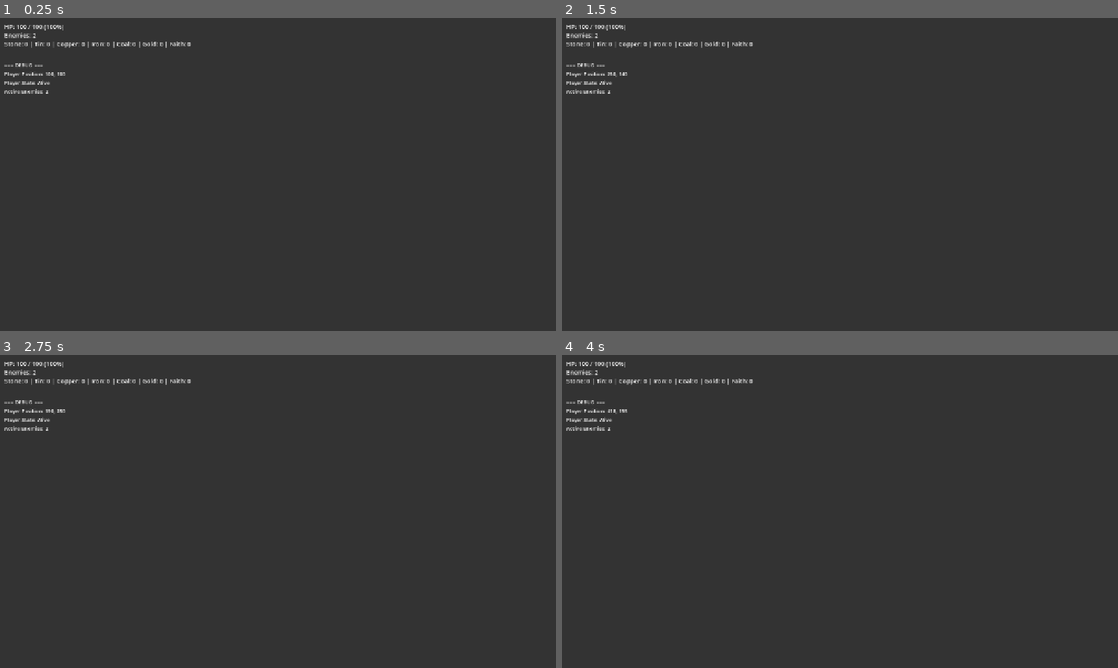
Above: before the commit, frames 1-4 (two rows, left to right).
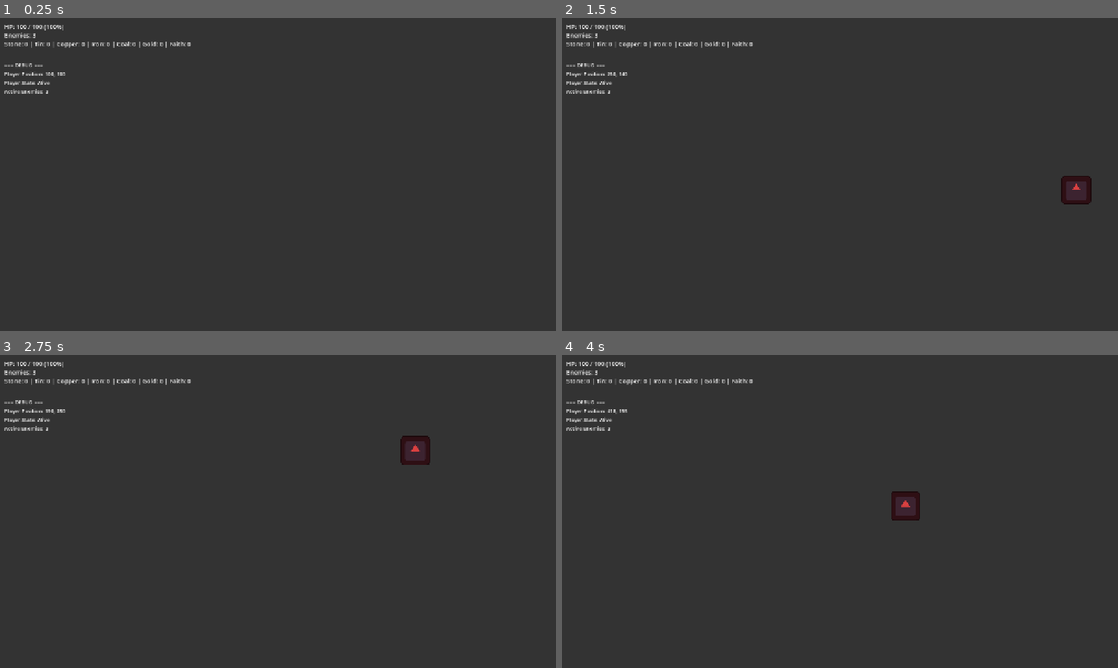
Above: after the commit, the same moments.

Repository: KADSA-OFFICIAL/Group-2
Game: Godot game, scene res://main.tscn
Same seed, same stepped clock (60 frames per second), same inputs: the game is played once before the commit and once after it. The engine's default icon, where the game draws it, is replaced by a stand-in: a white triangle on a blue panel in a dark square.
Inputs (mouse positions are in pixels of both pictures, inside the frame that each line leads up to):
- Up to frame 1 (0.25 s): no input
- Up to frame 2 (1.5 s): tap Enter at 0.5 s; move the mouse to (962, 158) at 0.52 s; press the mouse at (962, 158) at 0.53 s; hold Right (move_right) 0.53-1.28 s; move the mouse to (728, 190) at 1.27 s; release the mouse at (728, 190) at 1.28 s; hold Down (move_down) from 1.28 s (still down); click (728, 190) at 1.35 s
- Up to frame 3 (2.75 s): move the mouse to (333, 442) at 2.02 s; release Down (move_down) at 2.03 s; press the mouse at (333, 442) at 2.03 s; hold Right (move_right) from 2.03 s (still down)
- Up to frame 4 (4 s): tap Space at 2.75 s; move the mouse to (812, 574) at 2.77 s; release Right (move_right) at 2.78 s; release the mouse at (812, 574) at 2.78 s; hold Up (move_up) 2.78-3.53 s; click (812, 574) at 2.85 s; move the mouse to (1006, 558) at 3.52 s; press the mouse at (1006, 558) at 3.53 s; hold Left (move_left) from 3.53 s (still down)

The runs differ from the first frame. In frame 1, less than 0.1% of the frame differs, in the area x 6-9%, y 5-25%; in frame 2, 0.3%; in frame 3, 0.3%, in the area x 6-78%, y 5-36%; in frame 4, 0.3%.

Commit message:
feat(#75): 근거리 추적·공격 적 1종 추가 (돌창병)
EnemyData에 AI 행동 파라미터를 추가하고, EnemyBase에 추적/공격 AI를 붙였다.
data/enemies에 첫 EnemyData(.tres)를 저작해 EnemyDatabase 로딩 경로도 처음으로 실사용된다.

- EnemyData: ai_enabled / detection_range / attack_range /
  move_speed_multiplier / attack_speed_multiplier 추가 (+ validate 점검)
  이동속도·쿨다운의 기준값은 CombatConfig가 소유하고 여기서는 배수만 갖는다.
- EnemyBase: 가장 가까운 파티 멤버 추적 -> 사거리 진입 시 정지 -> 쿨다운마다 평타.
  탐지 범위를 벗어나면 대상을 놓는다. 피해는 PlayerStats.apply_defense()가 단일 출처.
- data가 없는 적은 AI가 꺼지므로 TrainingGoblin은 샌드백으로 그대로 남는다.
- Stage1_1: 돌창병 1마리를 탐지 범위 밖(600,140)에 스폰.

Closes #75

Co-Authored-By: Claude Opus 5 <noreply@anthropic.com>

Diff:
--- /dev/null
+++ b/data/enemies/stone_spearman.tres
@@ -0,0 +1,28 @@
+[gd_resource type="Resource" script_class="EnemyData" load_steps=5 format=3]
+
+[ext_resource type="Script" path="res://entities/enemies/EnemyData.gd" id="1_enemydata"]
+[ext_resource type="Script" path="res://entities/player/PlayerStats.gd" id="2_stats"]
+[ext_resource type="Texture2D" path="res://icon.svg" id="3_placeholder"]
+
+[sub_resource type="Resource" id="PlayerStats_stone_spearman"]
+script = ExtResource("2_stats")
+hp = 140
+strength = 9
+defense = 12
+intelligence = 10
+faith = 10
+
+[resource]
+script = ExtResource("1_enemydata")
+enemy_id = &"stone_spearman"
+display_name = "돌창병"
+description = "근거리 추적형 적 플레이스홀더. 탐지 범위 안의 가장 가까운 파티 멤버를 쫓아가 평타를 넣는다. 파티보다 느리고 단단하다. 이름/개성/스킬 미정."
+stats = SubResource("PlayerStats_stone_spearman")
+sprite_texture = ExtResource("3_placeholder")
+tint = Color(0.85, 0.25, 0.25, 1)
+sprite_scale = Vector2(0.35, 0.35)
+ai_enabled = true
+detection_range = 300.0
+attack_range = 45.0
+move_speed_multiplier = 0.55
+attack_speed_multiplier = 0.6
--- a/entities/enemies/EnemyBase.gd
+++ b/entities/enemies/EnemyBase.gd
@@ -14,6 +14,21 @@
 var hp: int = 0
 var max_hp: int = 0
 var is_alive: bool = true
+
+# ===== AI 상태 (AI State) =====
+# 행동 파라미터의 출처는 EnemyData다("AI 행동" 그룹). 여기서 수치를 새로 만들지 않는다.
+# data가 없으면 AI가 동작하지 않으므로, 씬에만 저작된 기존 적(TrainingGoblin)은
+# 지금까지와 똑같이 정지 상태를 유지한다(하위 호환).
+
+# 파티 멤버 노드가 등록되는 그룹. Player._ready()가 이 그룹에 자신을 넣는다.
+const PARTY_GROUP := &"party_member"
+
+# 평타 쿨다운 잔여 시간(초).
+var _attack_cooldown_left: float = 0.0
+
+# 현재 추적 대상. 죽거나 탐지 범위를 벗어나면 다시 고른다.
+# Node2D로 타입을 잡아 global_position 접근이 정적으로 안전하게 한다.
+var _target: Node2D = null
 
 # 유효한 스텟 출처를 반환한다.
 # data가 설정되어 있으면 그 정의의 스텟이 우선한다(적 정의가 단일 출처).
@@ -51,6 +66,123 @@
 func _exit_tree():
 	GameManager.unregister_enemy(self)
 
+
+# ===== AI (추적 / 공격) =====
+
+# AI가 지금 동작해야 하는가.
+# data가 없는 적(씬에만 저작된 기존 적)과 ai_enabled=false인 적은 정지한다.
+func is_ai_active() -> bool:
+	return is_alive and data != null and data.ai_enabled
+
+
+func _physics_process(delta: float) -> void:
+	if _attack_cooldown_left > 0.0:
+		_attack_cooldown_left -= delta
+
+	if not is_ai_active():
+		return
+
+	_target = _resolve_target()
+	if _target == null:
+		velocity = Vector2.ZERO
+		return
+
+	# 사거리 안이면 멈춰서 때리고, 밖이면 직선으로 접근한다.
+	# 길찾기(장애물 회피)는 이 단계의 범위가 아니다.
+	if global_position.distance_to(_target.global_position) <= data.attack_range:
+		velocity = Vector2.ZERO
+		try_attack()
+	else:
+		velocity = global_position.direction_to(_target.global_position) * get_move_speed()
+
+	move_and_slide()
+
+
+# 추적 대상을 결정한다.
+# 지금 대상이 아직 유효하면 유지하고(대상이 매 프레임 바뀌어 떠는 것을 막는다),
+# 아니면 가장 가까운 파티 멤버를 새로 고른다.
+func _resolve_target() -> Node2D:
+	if _is_valid_target(_target):
+		return _target
+	return _find_nearest_party_member()
+
+
+# 추적 대상으로 쓸 수 있는 노드인가.
+# 살아 있고 탐지 범위 안에 있어야 한다. 범위를 벗어나면 놓으므로 무한 추격이 되지 않는다.
+func _is_valid_target(node: Node) -> bool:
+	# 탐지 범위의 출처가 data이므로 data가 없으면 대상 판정 자체가 성립하지 않는다.
+	if data == null:
+		return false
+	if node == null or not is_instance_valid(node):
+		return false
+	var target := node as Node2D
+	if target == null:
+		return false
+	# 파티 멤버는 is_alive를 가진다. 죽은 대상은 추적하지 않는다.
+	# get()으로 읽어 is_alive가 없는 노드도 안전하게 처리한다(없으면 null).
+	var alive = target.get("is_alive")
+	if alive != null and not bool(alive):
+		return false
+	return global_position.distance_to(target.global_position) <= data.detection_range
+
+
+# 탐지 범위 안에서 가장 가까운 살아 있는 파티 멤버를 반환한다. 없으면 null.
+#
+# 그룹으로 조회하는 이유: GameManager는 적 등록/조회만 담당하고 파티 멤버 노드
+# 레지스트리가 없다. (PartySystem은 CharacterData 편성만 알고 씬 노드는 모른다.)
+# 이 조회의 소비자가 늘어나면 공용 위치로 옮긴다 — 이슈 #75 residual risks 참고.
+func _find_nearest_party_member() -> Node2D:
+	var nearest: Node2D = null
+	var nearest_distance := INF
+
+	for node in get_tree().get_nodes_in_group(PARTY_GROUP):
+		if not _is_valid_target(node):
+			continue
+		var member := node as Node2D
+		var distance := global_position.distance_to(member.global_position)
+		if distance < nearest_distance:
+			nearest_distance = distance
+			nearest = member
+
+	return nearest
+
+
+# 실제 이동속도 = 기본 속도(CombatConfig) x 적 고유 배수(EnemyData) x 버프 이속 배수(PlayerStats).
+# 버프 채널을 곱에 포함해 두면 이후 이속 디버프가 적에게도 그대로 적용된다.
+func get_move_speed() -> float:
+	var unit: float = 1.0 if data == null else data.move_speed_multiplier
+	return CombatConfig.tuning.base_move_speed * unit * get_stats().get_move_speed_multiplier()
+
+
+# 실제 평타 쿨다운 = 기본 쿨다운(CombatConfig) / (적 고유 공속 배수 x 버프 공속 배수).
+func get_attack_cooldown() -> float:
+	var unit: float = 1.0 if data == null else data.attack_speed_multiplier
+	var multiplier := unit * get_stats().get_attack_speed_multiplier()
+	if multiplier <= 0.0:
+		return CombatConfig.tuning.base_attack_cooldown
+	return CombatConfig.tuning.base_attack_cooldown / multiplier
+
+
+func can_attack() -> bool:
+	return is_alive and _attack_cooldown_left <= 0.0
+
+
+# 현재 대상에게 평타를 넣는다. 쿨다운 중이면 아무것도 하지 않는다.
+# 피해량은 PlayerStats.get_physical_attack()이 출처이고,
+# 방어력 적용은 대상의 take_damage()(-> PlayerStats.apply_defense())가 한다.
+# 여기서 피해를 다시 계산하지 않는다.
+func try_attack() -> bool:
+	if not can_attack():
+		return false
+	if not _is_valid_target(_target):
+		return false
+	if not _target.has_method("take_damage"):
+		return false
+
+	_attack_cooldown_left = get_attack_cooldown()
+	_target.take_damage(get_stats().get_physical_attack(), self)
+	return true
+
 func take_damage(amount: int, _source = null):
 	if not is_alive:
 		return
--- a/entities/enemies/EnemyData.gd
+++ b/entities/enemies/EnemyData.gd
@@ -36,11 +36,36 @@
 @export var tint: Color = Color.WHITE
 @export var sprite_scale: Vector2 = Vector2(2, 2)
 
+# ===== AI 행동 (AI Behavior) =====
+# 적의 행동 파라미터. EnemyBase의 추적/공격 AI가 이 값을 읽는다.
+# 모두 기본값이 있어 기존 .tres는 그대로 로드된다(하위 호환).
+#
+# 수치 출처의 분리 (SYSTEM_CONVENTIONS §2):
+#   - 이동속도·평타 쿨다운의 **기준값**은 CombatConfig.tuning이 소유한다
+#     (base_move_speed / base_attack_cooldown). 여기에는 그 기준값에 곱할 **배수만** 둔다.
+#     절대값을 적마다 다시 정의하면 기준값을 바꿔도 반영되지 않기 때문이다.
+#   - 탐지/공격 **범위**는 공통 기준값이 없는 적 고유 값이므로 여기가 출처다.
+@export_group("AI 행동")
+## AI 활성 여부. false면 스텟/외형만 쓰고 움직이지 않는다(샌드백 용도).
+## 참고: EnemyBase는 data가 아예 없는 적도 정지 상태로 둔다.
+@export var ai_enabled: bool = true
+## 이 거리 안에 살아 있는 파티 멤버가 있으면 추적을 시작한다(px).
+## 대상이 이 범위를 벗어나면 추적을 놓는다(무한 추격 방지).
+@export var detection_range: float = 300.0
+## 이 거리 안에 들어오면 이동을 멈추고 평타를 넣는다(px).
+@export var attack_range: float = 45.0
+## 이동속도 배수. 최종 이동속도 = base_move_speed x 이 값 x 버프 이속 배수.
+@export var move_speed_multiplier: float = 1.0
+## 공격속도 배수. 최종 쿨다운 = base_attack_cooldown / (이 값 x 버프 공속 배수).
+## 클수록 빠르다. PlayerStats의 공속 배수와 같은 방향(클수록 빠름)으로 맞췄다.
+@export var attack_speed_multiplier: float = 1.0
+
 # ----- 확장 가이드 (Extensibility) -----
 # 새 항목은 위 섹션 중 알맞은 곳에 @export 필드를 "기본값과 함께" 추가한다.
 # 기본값이 있으면 기존 .tres는 누락 필드를 기본값으로 로드하므로 호환이 유지된다.
-# 후속 이슈에서: AI 행동 파라미터(탐지/공격 범위 등), 드롭·보상 테이블, 스폰/웨이브 규칙을
+# 후속 이슈에서: 드롭·보상 테이블, 스폰/웨이브 규칙, 원거리 공격·스킬 사용 파라미터를
 # 같은 방식으로 추가한다. 공통 튜닝 수치는 CombatConfig가 출처이므로 중복 정의하지 않는다.
+# (AI 행동 파라미터는 위 "AI 행동" 그룹에 추가되었다.)
 
 
 # 안전한 스텟 접근: stats가 비어 있으면 기본 PlayerStats를 반환한다.
@@ -65,4 +90,18 @@
 		problems.append("enemy_id가 비어 있습니다.")
 	if display_name.is_empty():
 		problems.append("display_name이 비어 있습니다.")
+
+	# AI 파라미터 점검. 저작 실수로 적이 아무것도 하지 않게 되는 경우를 잡는다.
+	if attack_range <= 0.0:
+		problems.append("attack_range는 0보다 커야 합니다.")
+	# 탐지 범위가 공격 범위보다 짧으면 추적을 시작하기 전에 사거리에 들어와야 하므로
+	# 사실상 접근하지 못한다.
+	if detection_range < attack_range:
+		problems.append("detection_range가 attack_range보다 짧습니다.")
+	if move_speed_multiplier < 0.0:
+		problems.append("move_speed_multiplier는 0 이상이어야 합니다.")
+	# 0 이하면 쿨다운 계산에서 0으로 나누게 된다.
+	if attack_speed_multiplier <= 0.0:
+		problems.append("attack_speed_multiplier는 0보다 커야 합니다.")
+
 	return problems
--- /dev/null
+++ b/entities/enemies/StoneSpearman.tscn
@@ -0,0 +1,17 @@
+[gd_scene load_steps=4 format=3]
+
+[ext_resource type="Script" path="res://entities/enemies/EnemyBase.gd" id="1_enemybase"]
+[ext_resource type="Resource" path="res://data/enemies/stone_spearman.tres" id="2_data"]
+
+[sub_resource type="CapsuleShape2D" id="CapsuleShape2D_1"]
+radius = 10.0
+height = 28.0
+
+[node name="StoneSpearman" type="CharacterBody2D" groups=["enemy"]]
+script = ExtResource("1_enemybase")
+data = ExtResource("2_data")
+
+[node name="Sprite2D" type="Sprite2D" parent="."]
+
+[node name="CollisionShape2D" type="CollisionShape2D" parent="."]
+shape = SubResource("CapsuleShape2D_1")
--- a/stage/Stage1_1.gd
+++ b/stage/Stage1_1.gd
@@ -57,13 +57,30 @@
 		# 겹치지 않게 세로로 배치한다.
 		node.global_position = Vector2(100, 100 + i * 40)
 
+# 훈련용 고블린. data가 없어 AI가 꺼진 샌드백이다(피해 확인용).
+const TRAINING_GOBLIN_SCENE := "res://entities/enemies/TrainingGoblin.tscn"
+# 돌창병. EnemyData가 지정되어 있어 추적·공격 AI가 동작한다.
+const STONE_SPEARMAN_SCENE := "res://entities/enemies/StoneSpearman.tscn"
+
 func spawn_enemies():
-	var goblin_scene = load("res://entities/enemies/TrainingGoblin.tscn")
+	var goblin_scene = load(TRAINING_GOBLIN_SCENE)
 	if goblin_scene:
 		for i in range(2):
 			var goblin = goblin_scene.instantiate()
 			current_room.add_child(goblin)
 			goblin.global_position = Vector2(400 + i * 100, 200)
 
+	# 추적·공격하는 적 1마리.
+	# 파티 스폰 지점(x=100)에서 탐지 범위(300) 밖에 두어, 플레이어가 전진했을 때
+	# "탐지 -> 접근 -> 공격" 과정이 눈에 보이게 한다.
+	var spearman_scene = load(STONE_SPEARMAN_SCENE)
+	if spearman_scene == null:
+		push_warning("Stage: StoneSpearman.tscn을 불러올 수 없습니다.")
+		return
+
+	var spearman = spearman_scene.instantiate()
+	current_room.add_child(spearman)
+	spearman.global_position = Vector2(600, 140)
+
 func complete_stage():
 	EventBus.stage_completed.emit(stage_name)
